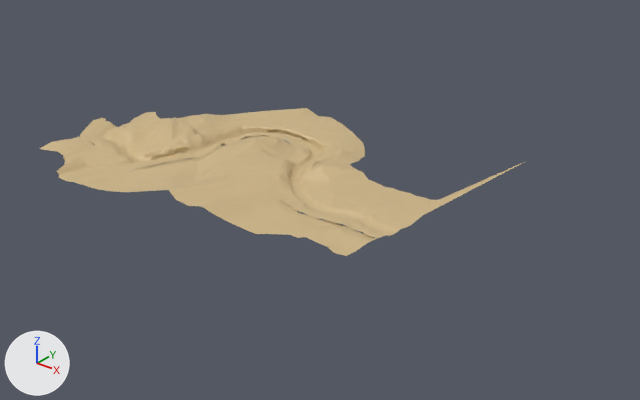
Before and after pictures for a commit that changed the FBX model Assets/Models/Terrain.fbx.
Before and after are seen from a 50 mm lens placed at (25.1, -38.2, 23.6), pointed at (-7.8, 2.9, -1.9). Lighting does not change. The marker at lower left points along +X, +Y and +Z. Where no turn or scale is listed for an object, it has been applied to the vertices. Vertices at the same position are counted once.

Script lines for the objects in view, before the commit:
```python
me_mesh = bpy.data.meshes.new('Mesh')
me_mesh.from_pydata(...)  # 2975 vertices, 2682 faces; spans x -28.7..0.0, y -21.3..0.0, z -0.5..1.1
me_mesh.materials.append(mat_brown_2)  # beige #ceb688
ob_polysurface30 = bpy.data.objects.new('polySurface30', me_mesh)
ob_polysurface30.location = (1.84, 13.16, 0.06)
```
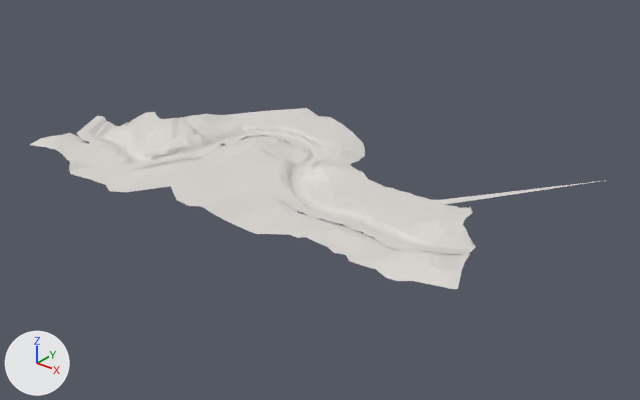
Commit message: Terrain Update

Where the newer file only moved an object's origin or applied its transform, the numbers keep the older frame.

Pixel boxes (x1, y1, x2, y2) of what changed, in the pictures (640 x 400 px):
'polySurface30', reshaped (19% wider, 22% taller): before (40, 108, 526, 256); after (30, 108, 607, 289)
part 1 of me_mesh, rebuilt: before (40, 137, 95, 154); after (30, 133, 86, 149)
part 2 of me_mesh, cut back: before (57, 113, 311, 200); after (50, 113, 311, 200)
part 3 of me_mesh, built on: before (335, 161, 526, 256); after (335, 180, 607, 289)
part 4 of me_mesh, recoloured (beige to white): (93, 108, 437, 253) in both

The change, as a list of edits to the scene's bpy script:
```text
Add mat_grey_1:
    mat_grey_1 = principled_material('Grey_1')
    mat_grey_1.base_color = (0.714, 0.686, 0.655)  # light grey #dcd8d4
Change me_mesh:
    used by ob_polysurface30; location = (1.84, 13.16, 0.06)
    remove me_mesh.from_pydata(...)  # 2975 vertices, 2682 faces; spans x -28.7..0.0, y -21.3..0.0, z -0.5..1.1
    add me_mesh.from_pydata(...)  # 3163 vertices, 2845 faces; spans x -28.6..5.6, y -20.5..0.4, z -0.5..1.1
    me_mesh part 1: the loose piece of 24 vertices spanning x -27.5..-23.7, y -19.3..-16.0, z -0.2..0.4 is rebuilt with 24 vertices and now spans x -28.6..-24.6, y -19.2..-16.0, z -0.2..0.4, in mat_grey_1 (light grey #dcd8d4)
    me_mesh part 2: 125 vertices moved from x -26.5..-12.8, y -21.3..-5.8, z -0.3..0.8 to x -27.5..-12.7, y -20.4..-5.6, z -0.2..0.7; 234 vertices removed from x -28.7..-14.2, y -19.8..-5.7, z -0.3..0.8; 39 vertices added at x -28.5..-14.2, y -19.5..-5.5, z -0.3..0.8
    me_mesh part 3: 2 vertices moved from x -1.4..0.0, y -15.2..0.0, z 0.0 to x -1.4..5.6, y -15.2..0.4, z 0.0; 13 vertices removed from x -1.7..-0.9, y -17.9..-10.4, z -0.2..0.0; 396 vertices added at x -1.8..4.8, y -18.2..-8.8, z -0.4..0.4
    me_mesh part 4: 2318 faces spanning x -27.5..-1.1, y -20.5..-2.2, z -0.5..1.1 switch from mat_brown_2 (beige #ceb688) to mat_grey_1 (light grey #dcd8d4)
```
